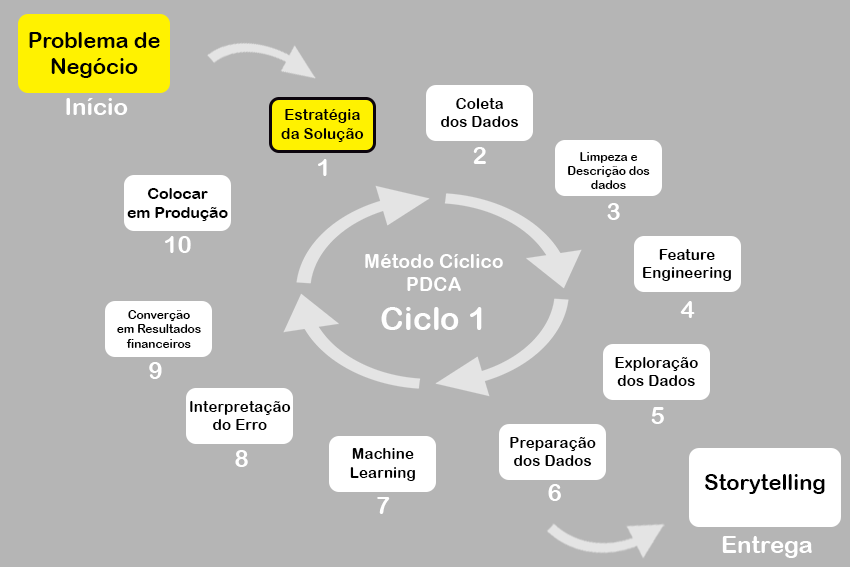
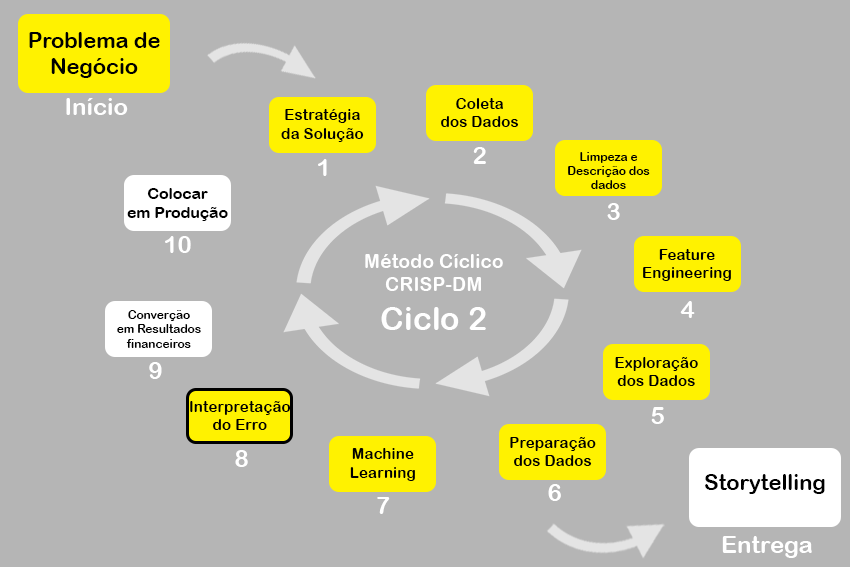
Layer changes from the first 850 x 567 image to the second:
painted on "Interpretação do Erro" (2nd of 2, in "interpretação do erro") over [186,388,293,444]
painted on "Machine Learning" (2nd of 2, in "machine learning") over [329,436,436,492]
painted on "Preparação dos Dados" (2nd of 2, in "preparação dos dados") over [499,424,606,480]
painted on "Exploração dos Dados" (2nd of 2, in "exploração dos dados") over [603,344,710,400]
painted on "Feature Engineering" (2nd of 2, in "feature engineering") over [634,236,741,292]
painted on "Limpeza e Descrição dos dados" (2nd of 2, in "limpeza dos dados") over [555,140,662,196]
painted on "Coleta dos Dados" (2nd of 2, in "coletar dados") over [426,85,533,141]
painted on "Estratégia da Solução" (2nd of 2, in "estrategia da solução") over [269,97,376,153]
renamed "Método Cíclico PDCA Ciclo 1" to "Método Cíclico CRISP-DM Ciclo 2", painted on it over [385,277,486,330]
